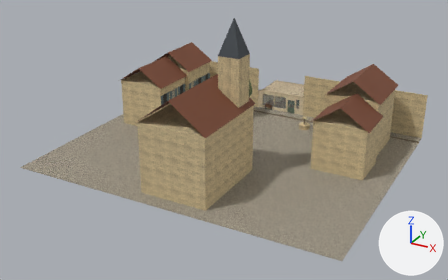
An edit to the glTF model games/deux-tabliers/assets/modeles/shell_village.glb, drawn before and after from the same camera.
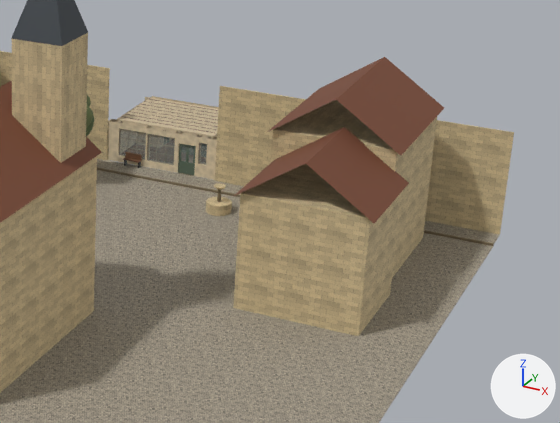
Old and new are each drawn whole from a 50 mm camera at (44.8, -99.4, 35.9) aimed at (7.5, -31.6, 2.0) and again close up on the part from 48% to 100% of the width and 14% to 77% of the height. The axes (+X, +Y, +Z) are drawn at lower right. The lights are the same throughout. The older version's two pictures come first. Vertices at exactly the same position are counted once.

The scene before the commit, as lines of its bpy script (objects in view):
```python
me_shell_village = bpy.data.meshes.new('shell_village')
me_shell_village.from_pydata(...)  # 2525 vertices, 4634 faces; spans x 3.6..11.5, y -13.0..-6.7, z -0.06..2.85
# faces by material slot: [322, 2830, 10, 220, 390, 852, 10]
me_shell_village.materials.append(mat_shell_floor)
me_shell_village.materials.append(mat_shell_atlas)
me_shell_village.materials.append(mat_shell_ceiling)
me_shell_village.materials.append(mat_shell_wall_paint)
me_shell_village.materials.append(mat_shell_beams)
me_shell_village.materials.append(mat_shell_walnut)
me_shell_village.materials.append(mat_shell_backbar_tiles)
me_shell_village_street = bpy.data.meshes.new('shell_village_street')
me_shell_village_street.from_pydata(...)  # 1534 vertices, 2559 faces; spans x -14.0..30.0, y -48.0..-13.0, z -0.2..20.0
# faces by material slot: [148, 1950, 313, 64, 84]
me_shell_village_street.materials.append(mat_street_paving)
me_shell_village_street.materials.append(mat_street_atlas)
me_shell_village_street.materials.append(mat_street_stone)
me_shell_village_street.materials.append(mat_shell_beams)
me_shell_village_street.materials.append(mat_dt_verre)
ob_shell_village = bpy.data.objects.new('shell_village', me_shell_village)
ob_shell_village.location = (0.0, 0.0, 0.0)
ob_shell_village_street = bpy.data.objects.new('shell_village_street', me_shell_village_street)
ob_shell_village_street.location = (0.0, 0.0, 0.0)
```
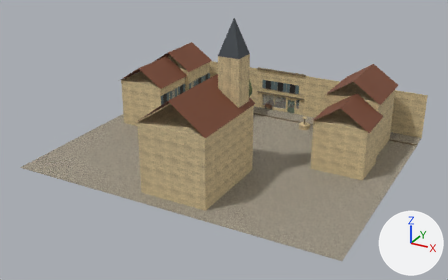
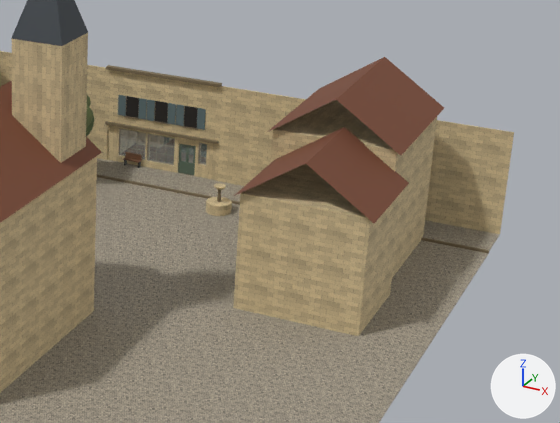
Where the change shows, as pixel boxes (x1, y1, x2, y2) in the close-ups (560 x 423 px; the box of a moved part takes in the faces that stretch with it):
part 1 of me_shell_village, recoloured
    both: (108, 125, 217, 180)
part 2 of me_shell_village_street, added (brown)
    after: (105, 121, 218, 144)
part 3 of me_shell_village_street, added (brown)
    after: (106, 65, 222, 87)
part 4 of me_shell_village_street, added
    after: (126, 96, 139, 118)
part 5 of me_shell_village_street, added
    after: (118, 95, 126, 116)
part 6 of me_shell_village_street, added
    after: (138, 98, 147, 120)
part 7 of me_shell_village_street, added
    after: (155, 101, 168, 123)
part 8 of me_shell_village_street, added
    after: (147, 100, 155, 121)
part 9 of me_shell_village_street, added
    after: (167, 103, 176, 125)
part 10 of me_shell_village_street, added
    after: (184, 106, 198, 128)
part 11 of me_shell_village_street, added
    after: (176, 104, 184, 126)
part 12 of me_shell_village_street, added
    after: (197, 108, 206, 130)
part 13 of me_shell_village_street, moved or reshaped
    before: (0, 159, 500, 423)
    after: (0, 135, 514, 423)
part 14 of me_shell_village_street, added (brown)
    after: (108, 70, 220, 140)

Patch to the scene script:
```diff
--- a/games/deux-tabliers/assets/modeles/shell_village.glb.py
+++ b/games/deux-tabliers/assets/modeles/shell_village.glb.py
@@ me_shell_village @@
 me_shell_village.from_pydata(...)  # 2525 vertices, 4634 faces; spans x 3.6..11.5, y -13.0..-6.7, z -0.06..2.85
+# me_shell_village part 1: 24 faces spanning x 3.6..11.5, y -13.0, z 0.0..2.8 switch from mat_shell_wall_paint to mat_street_stone
 me_shell_village.materials.append(mat_shell_floor)
@@ me_shell_village_street @@
-me_shell_village_street.from_pydata(...)  # 1534 vertices, 2559 faces; spans x -14.0..30.0, y -48.0..-13.0, z -0.2..20.0
+me_shell_village_street.from_pydata(...)  # 1684 vertices, 2803 faces; spans x -14.0..30.0, y -48.0..-13.0, z -0.2..20.0
+# me_shell_village_street part 2: the loose piece of 24 vertices spanning x 5.0..6.2, y -13.1, z 0.5..0.9 is copied, and the copy is scaled about its middle by (-6.76, -6.27, -0.47), then moved by (2.0, 0.0, 2.0); it spans x 3.5..11.6, y -13.3..-13.0, z 2.6..2.8
+# me_shell_village_street part 3: the loose piece of 24 vertices spanning x 5.0..6.2, y -13.1, z 0.5..0.9 is copied, and the copy is scaled about its middle by (6.76, 7.33, 0.523), then moved by (2.0, -0.1, 5.9); it spans x 3.5..11.6, y -13.4..-13.0, z 6.5..6.7
+# me_shell_village_street part 4: a new loose piece, a box spanning x 4.95..5.85, y -13.12..-13.1, z 3.4..4.8, in mat_street_atlas
+# me_shell_village_street part 5: a new loose piece, a box spanning x 4.38..4.92, y -13.16..-13.1, z 3.4..4.8, in mat_street_atlas
+# me_shell_village_street part 6: a new loose piece, a box spanning x 5.88..6.42, y -13.16..-13.1, z 3.4..4.8, in mat_street_atlas
+# me_shell_village_street part 7: a new loose piece, a box spanning x 7.05..7.95, y -13.12..-13.1, z 3.4..4.8, in mat_street_atlas
+# me_shell_village_street part 8: a new loose piece, a box spanning x 6.48..7.02, y -13.16..-13.1, z 3.4..4.8, in mat_street_atlas
+# me_shell_village_street part 9: a new loose piece, a box spanning x 7.98..8.52, y -13.16..-13.1, z 3.4..4.8, in mat_street_atlas
+# me_shell_village_street part 10: a new loose piece, a box spanning x 9.15..10.05, y -13.12..-13.1, z 3.4..4.8, in mat_street_atlas
+# me_shell_village_street part 11: a new loose piece, a box spanning x 8.58..9.12, y -13.16..-13.1, z 3.4..4.8, in mat_street_atlas
+# me_shell_village_street part 12: a new loose piece, a box spanning x 10.08..10.62, y -13.16..-13.1, z 3.4..4.8, in mat_street_atlas
+# me_shell_village_street part 13: 14 vertices moved from x -14.0..30.0, y -14.8..-14.6, z -0.2..0.0 to x -14.0..30.0, y -15.9..-15.8, z -0.2..0.0; 2 vertices added at x -14.0..30.0, y -13.0, z 0.0
+# me_shell_village_street part 14: 4 vertices added at x 3.6..11.5, y -13.1..-13.0, z 2.8
+# other edits to the shape of me_shell_village_street do not show in these pictures
 me_shell_village_street.materials.append(mat_street_paving)
```
